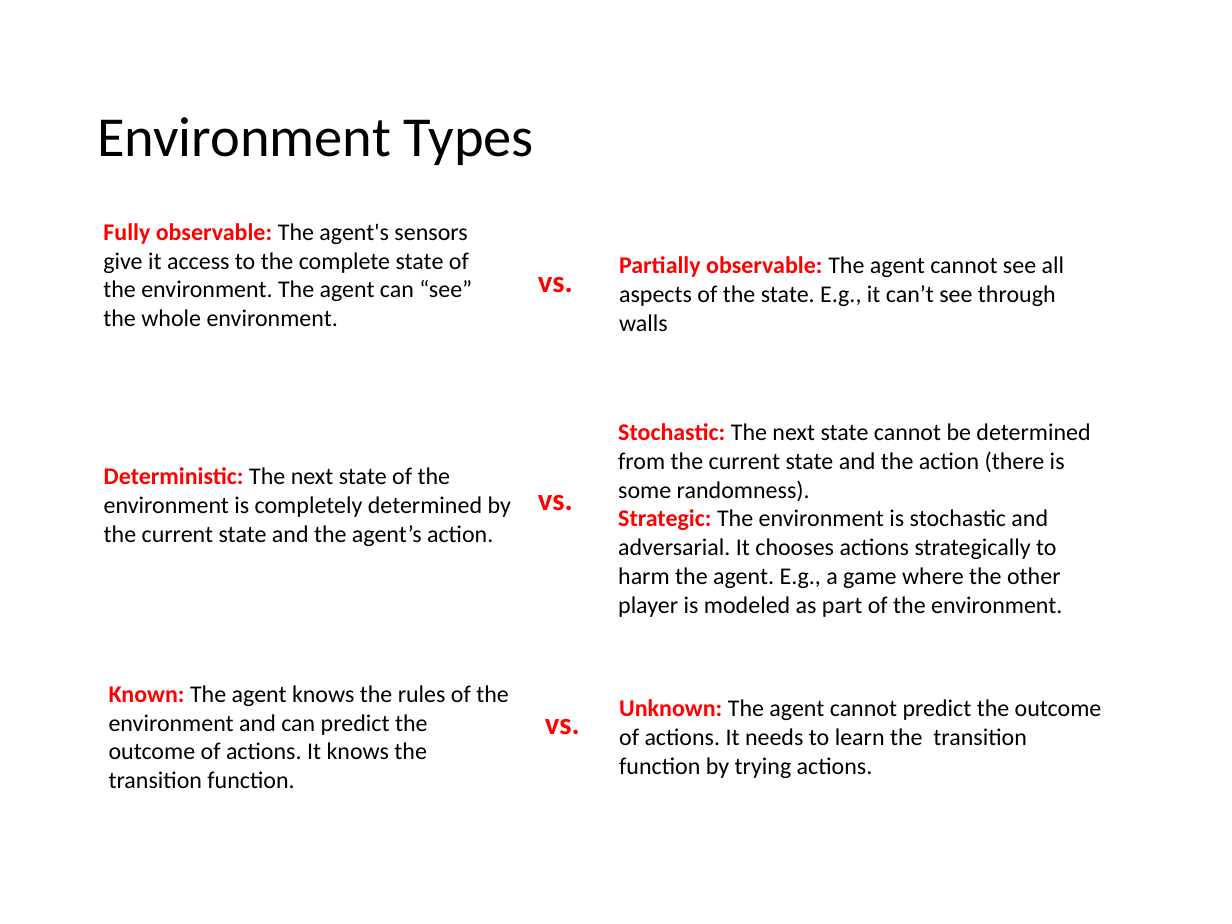
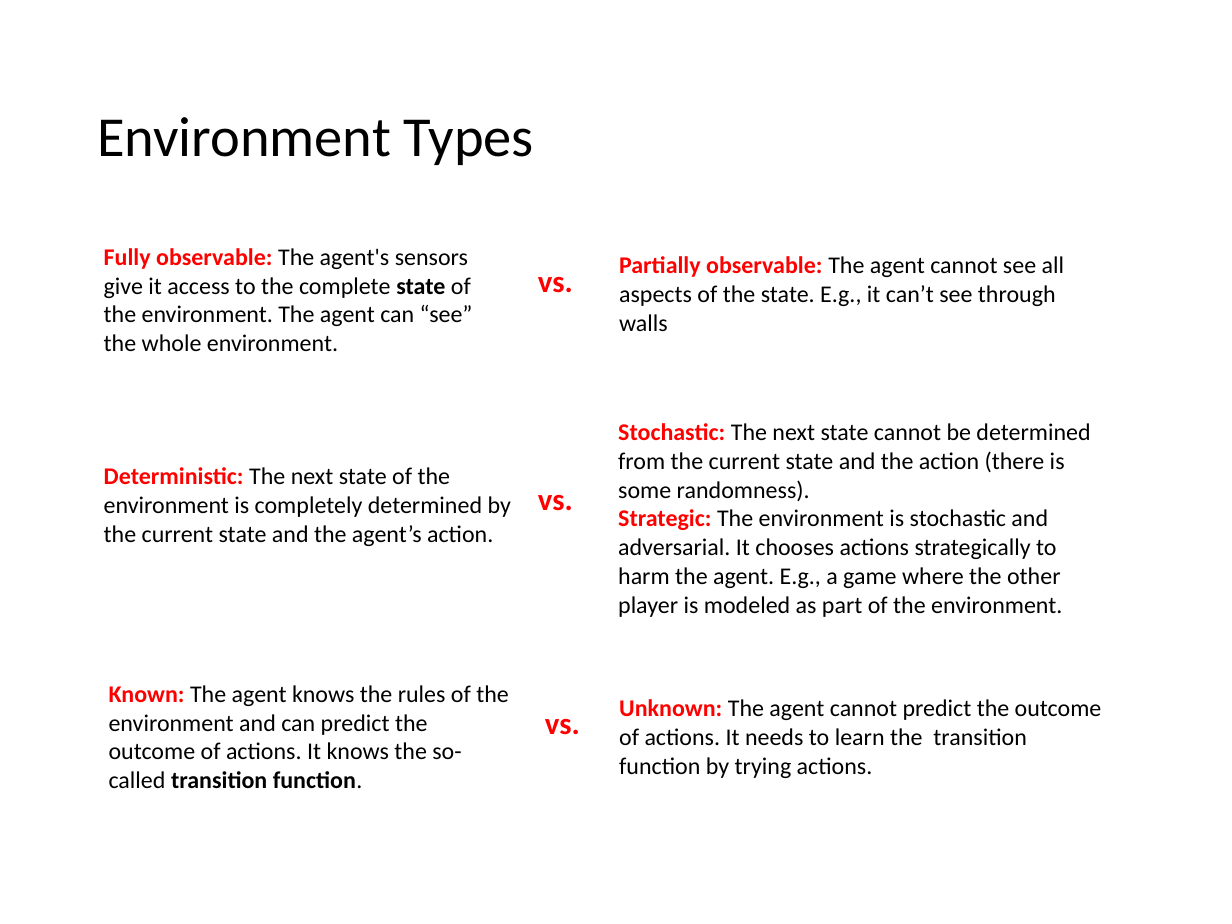
Before and after one commit to mhahsler/CS7320-AI, a slide deck: slide 15 of slides/02_agents.pptx. Drawn at 1232x924 pixels with LibreOffice and Linux fonts; fonts in the diff are those of the drawing. Boxes give left, top, right and bottom in pixels: in the first picture for what was removed or moved away, otherwise in the second. Text is boxed around its words. In the diff, an @@ line names an element or a change of style, - is before the commit and + after.

```diff
--- a/slides/02_agents.pptx
+++ b/slides/02_agents.pptx
@@ text "Fully observable: The agent's sensors ...": place and size @@
-text "Fully observable: The agent's sensors ..." at [103, 223, 472, 326]
+text "Fully observable: The agent's sensors ..." at [104, 248, 473, 351]
@@ text "Fully observable: The agent's sensors ..." at [104, 248, 473, 351]: bold on in "state" @@
@@ text at [109, 685, 509, 788]: text changed @@
-Known: The agent knows the rules of the environment and can predict the outcome of actions. It knows the transition function.
+Known: The agent knows the rules of the environment and can predict the outcome of actions. It knows the so-called transition function.
```
Also in this commit, not shown: 4 other files.
